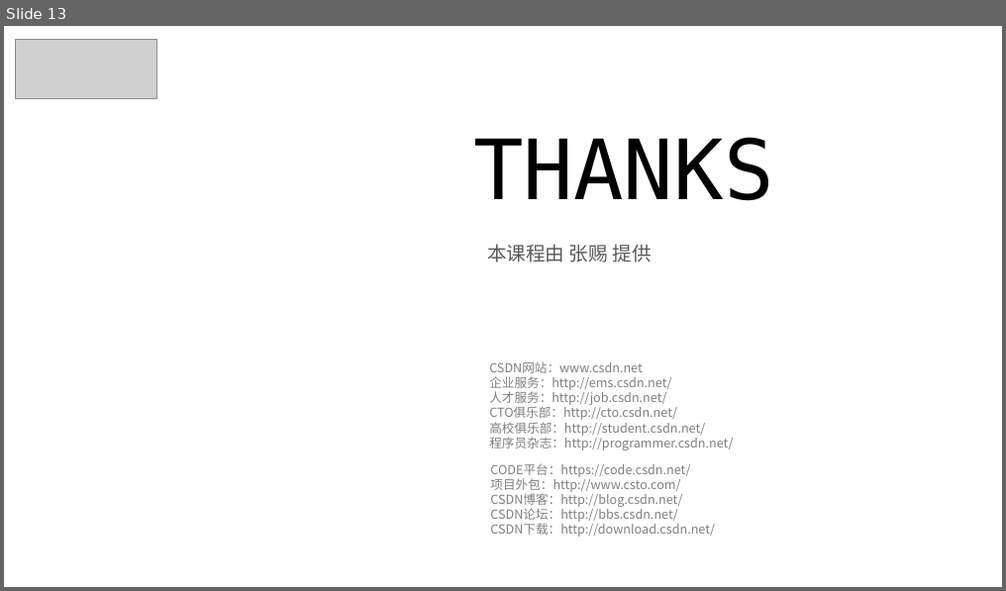
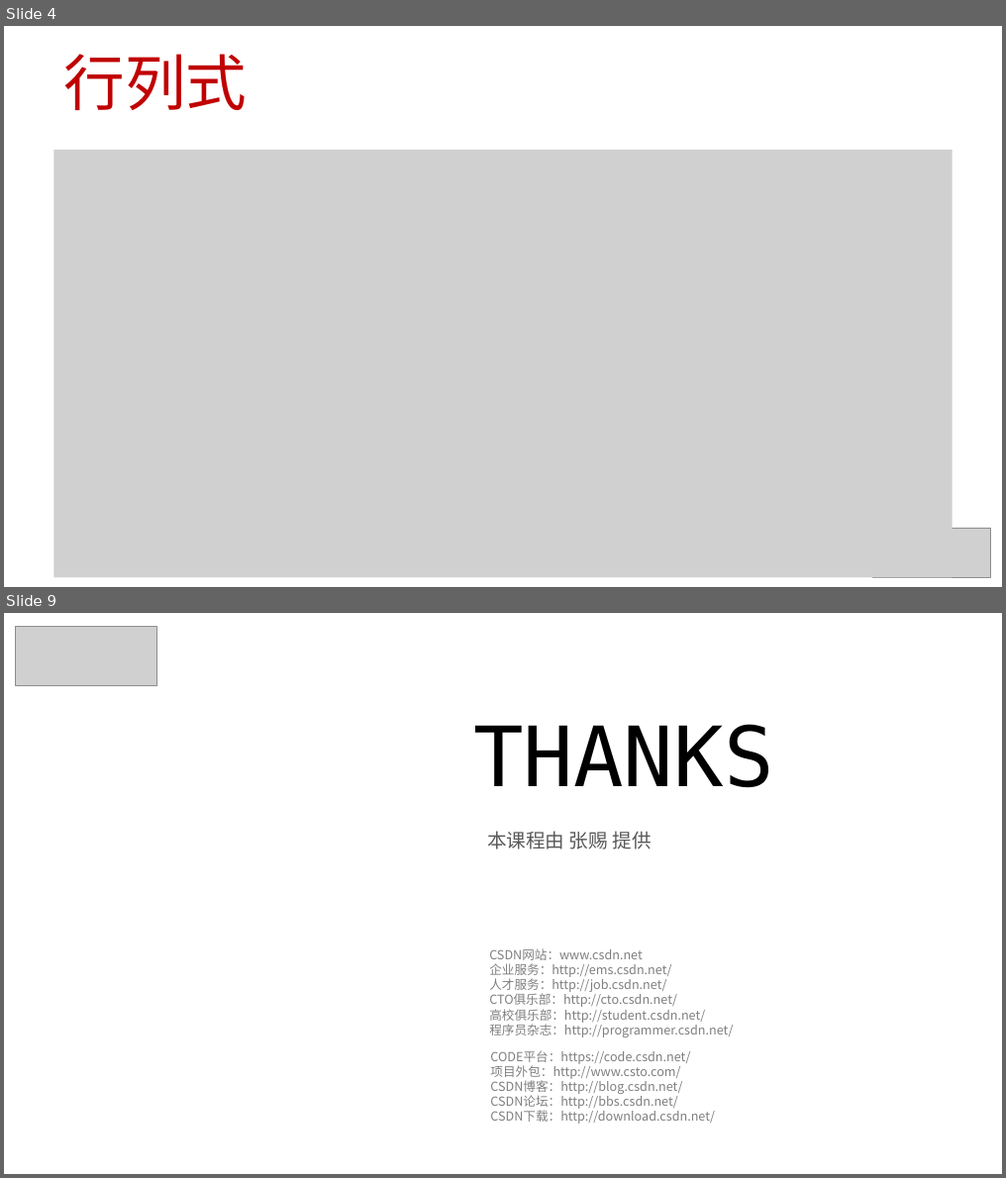
Before and after one commit to 0000duck/ComputerGraphicsBasics, a slide deck: PPT/20_行列式.pptx. Shown one above the other, each under a label of ours: slide 13 before the commit, slides 4 and 9 after it; the slides between them are not shown. The pictures are 1006x591 and 1006x1178 pixels, drawn with LibreOffice and Linux fonts; fonts in the diff are those of the drawing; grey boxes stand for pictures; background and template pictures are left out. Boxes give left, top, right and bottom in pixels: in the first picture for what was removed or moved away, otherwise in the second. Text is boxed around its words. In the diff, an @@ line names an element or a change of style, - is before the commit and + after.

```diff
--- a/PPT/20_行列式.pptx
+++ b/PPT/20_行列式.pptx
@@ slide 4 added at (x1=4, y1=26, x2=1002, y2=587), background #FFFFFF @@
@@ title added at (x1=63, y1=54, x2=247, y2=110), 44 pt, text #C00000 @@
+行列式
@@ picture added at (x1=54, y1=150, x2=952, y2=577) @@
@@ picture added at (x1=872, y1=529, x2=990, y2=577) @@
@@ what was slide 13 is now slide 9 @@
```
Also in this commit, not shown: 2 other slides added, 7 slides removed, 1 other file.
